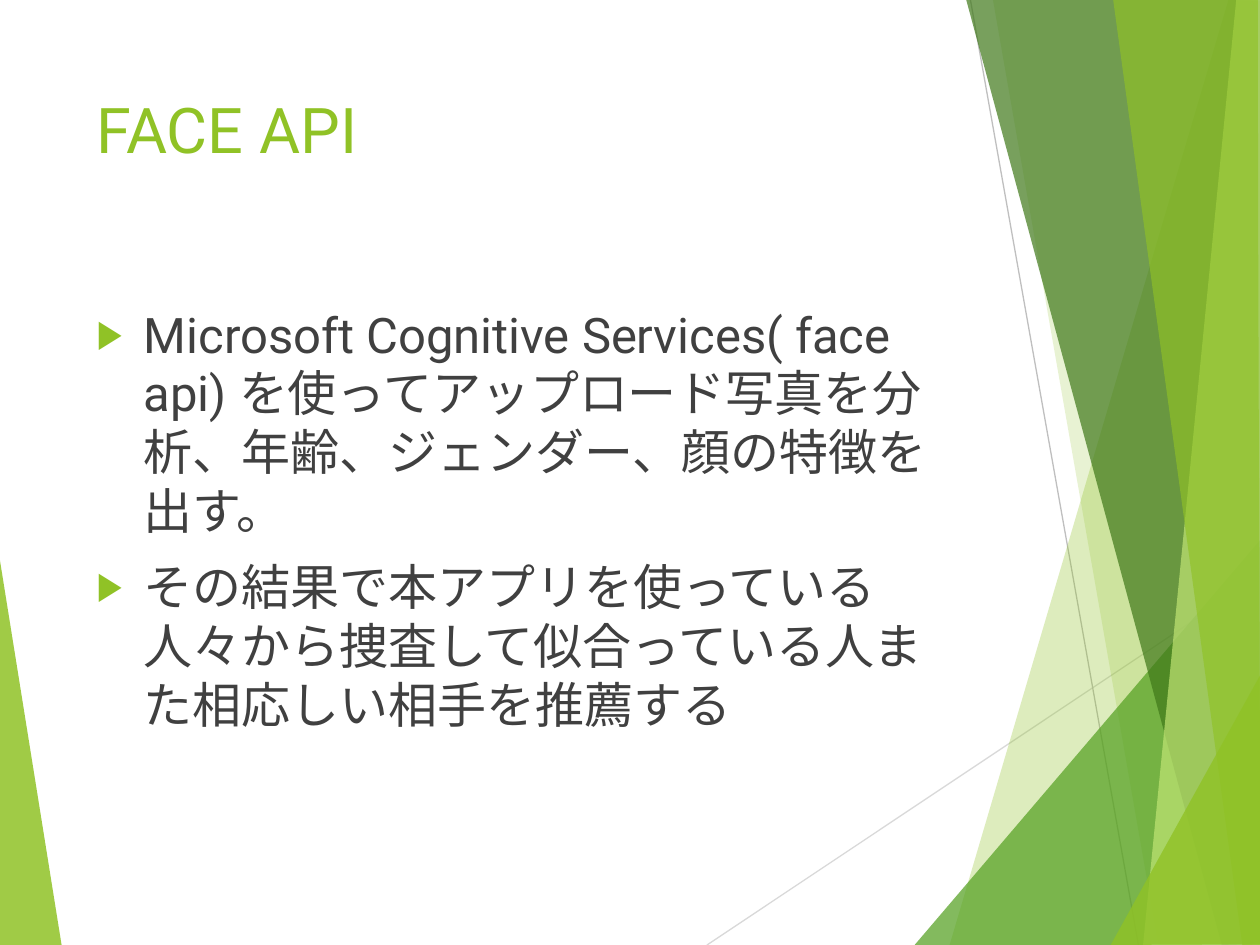
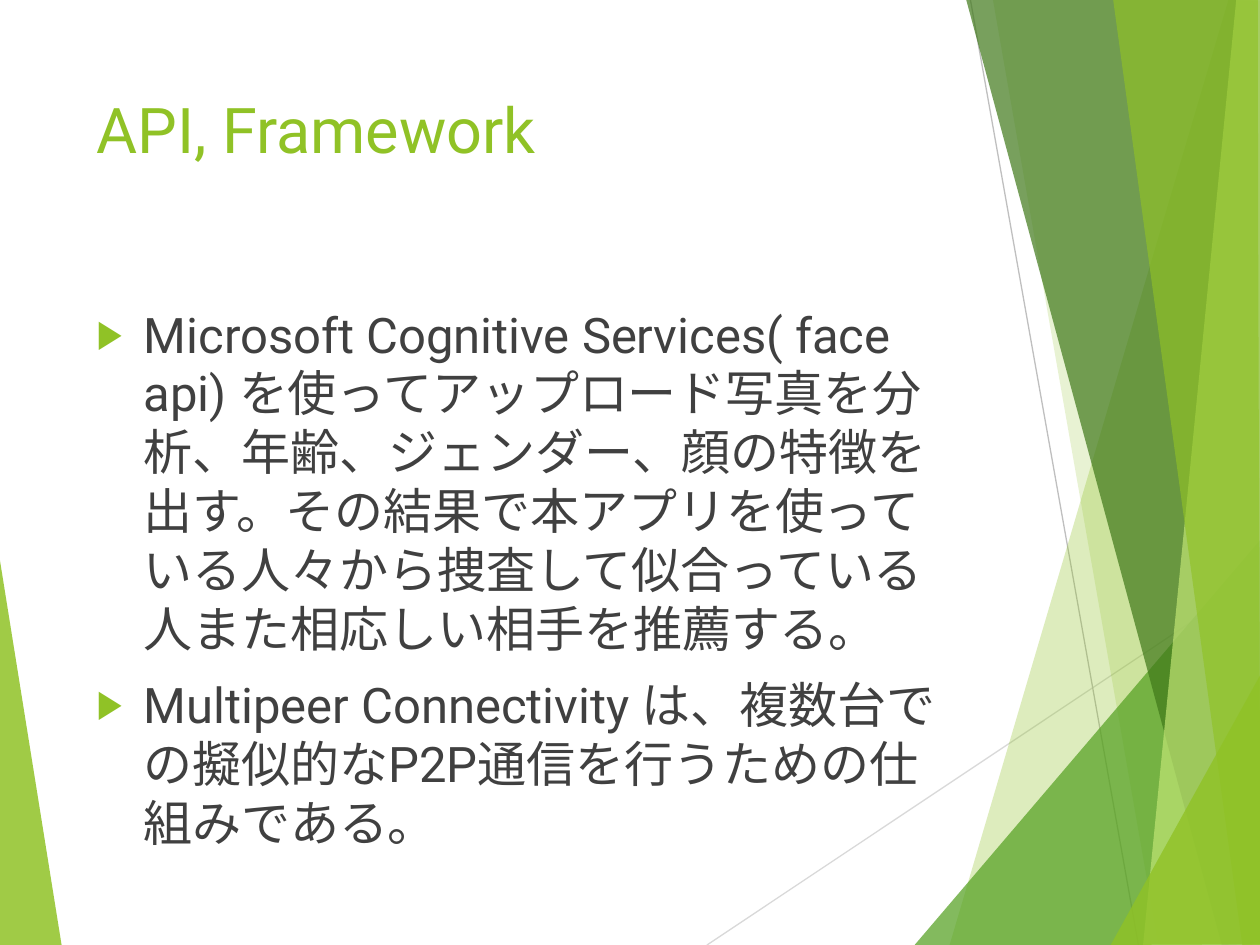
Before and after one commit to zerolethanh/NoelDating, a slide deck: slide 4 of app_icon/Noel_Dating.pptx. Drawn at 1260x945 pixels with LibreOffice and Linux fonts; fonts in the diff are those of the drawing. Boxes give left, top, right and bottom in pixels: in the first picture for what was removed or moved away, otherwise in the second. Text is boxed around its words. In the diff, an @@ line names an element or a change of style, - is before the commit and + after.

```diff
--- a/app_icon/Noel_Dating.pptx
+++ b/app_icon/Noel_Dating.pptx
@@ title at <box>97,105,535,162</box>: text changed @@
-FACE API
+API, Framework
@@ text at <box>144,314,936,845</box>: text changed @@
-▶ Microsoft Cognitive Services( face api) を使ってアップロード写真を分析、年齢、ジェンダー、顔の特徴を出す。
-▶ その結果で本アプリを使っている人々から捜査して似合っている人また相応しい相手を推薦する
+▶ Microsoft Cognitive Services( face api) を使ってアップロード写真を分析、年齢、ジェンダー、顔の特徴を出す。その結果で本アプリを使っている人々から捜査して似合っている人また相応しい相手を推薦する。
+▶ Multipeer Connectivity は、複数台での擬似的なP2P通信を行うための仕組みである。
```
Also in this commit, not shown: 1 slide added, 2 other files.
